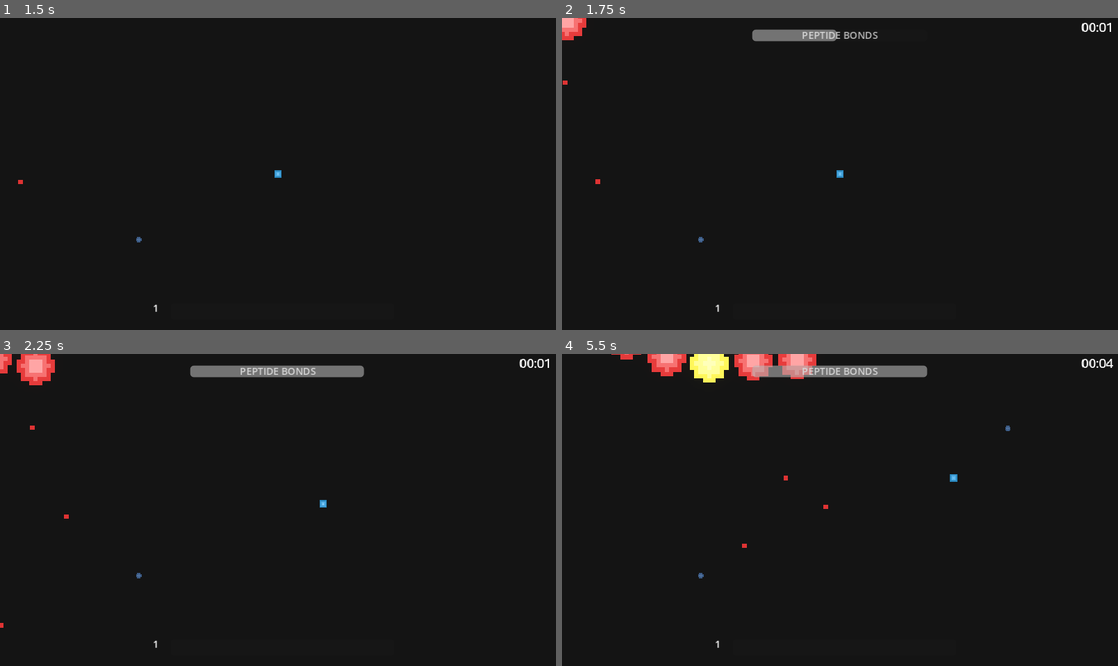
Above: before the commit, frames 1-4 (two rows, left to right).
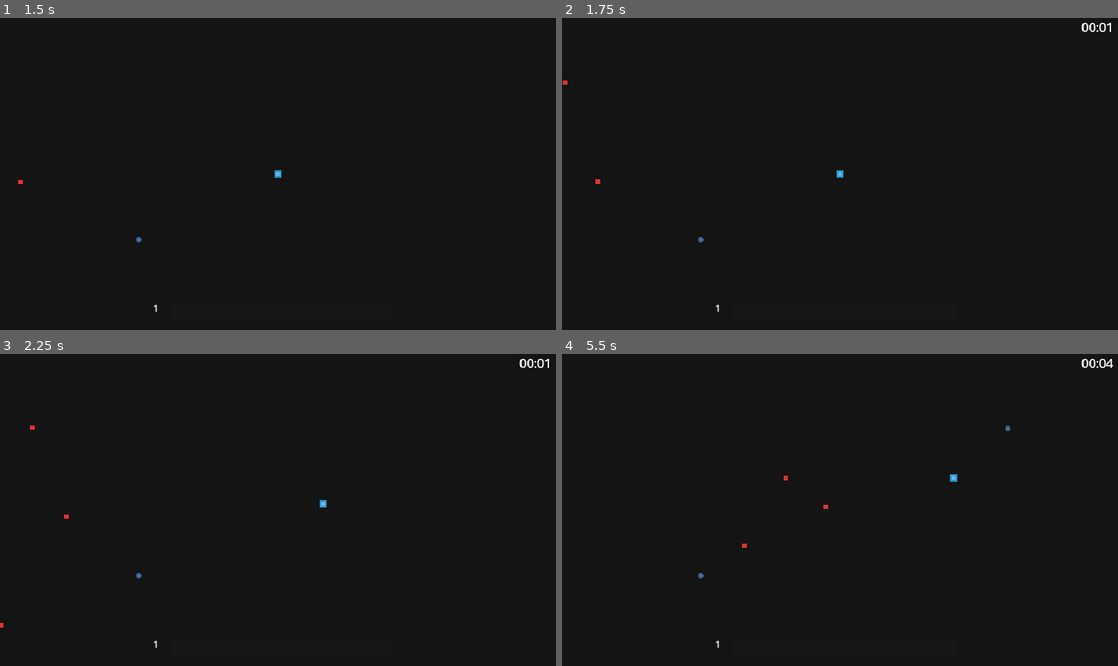
Above: after the commit, the same moments.

Repository: Clement-Quach/queensgamejam
Game: Godot game, scene res://scenes/main_menu.tscn
The game is run twice, just before and just after one commit, with the same random seed, the same clock (stepped at 60 frames per second) and the same inputs. The engine's default icon, where the game draws it, is replaced by a stand-in: a white triangle on a blue panel in a dark square.
Inputs (mouse positions are in pixels of both pictures, inside the frame that each line leads up to):
- Up to frame 1 (1.5 s): click (278, 192) at 0.5 s; tap Enter (ui_accept) at 1.25 s; move the mouse to (400, 158) at 1.27 s; press the mouse at (400, 158) at 1.28 s; hold D (move_right) from 1.28 s (still down)
- Up to frame 2 (1.75 s): keep holding D (move_right); tap Enter (ui_accept) at 1.52 s
- Up to frame 3 (2.25 s): keep holding D (move_right); move the mouse to (166, 525) at 2.02 s; release the mouse at (166, 525) at 2.03 s; click (166, 525) at 2.1 s
- Up to frame 4 (5.5 s): tap Enter (ui_accept) at 2.27, 3.77, 4.52, 5.27 s; move the mouse to (895, 441) at 2.77 s; release D (move_right) at 2.78 s; press the mouse at (895, 441) at 2.78 s; hold A (move_left) 2.78-3.53 s; move the mouse to (812, 572) at 3.52 s; release the mouse at (812, 572) at 3.53 s; hold D (move_right) 3.53-5.03 s; click (812, 572) at 3.6 s; move the mouse to (1006, 556) at 4.27 s; press the mouse at (1006, 556) at 4.28 s; move the mouse to (673, 463) at 5.02 s; release the mouse at (673, 463) at 5.03 s; hold A (move_left) from 5.03 s (still down); click (673, 463) at 5.1 s

Frame 1 is identical in both runs. In frame 2, 1.0% of the frame differs, in the area x 0-57%, y 0-8%; in frame 3, 1.9%; in frame 4, 2.8%, in the area x 8-66%, y 0-10%.

Commit message:
player health

Diff:
--- a/queensgamejam/particle_base.gd
+++ b/queensgamejam/particle_base.gd
@@ -63,8 +63,3 @@
 		await get_tree().create_timer(0).timeout
 
 		direction = (((mass-otherMass)/(mass+otherMass)) * direction ) + (( 2*otherMass)/(mass+otherMass))*otherDirection
-
-
-func _on_hurtbox_area_exited(area: Area2D) -> void:
-
-	queue_free()
--- a/queensgamejam/scenes/leveling.gd
+++ b/queensgamejam/scenes/leveling.gd
@@ -1,5 +1,8 @@
 extends Node
-
+@onready var parent = get_parent()
+@onready var shieldNode = parent.get_node("shieldContainer")
+var shieldScene = preload("res://scenes/shield.tscn")
+@export var health : int = 0
 var level : int = 1
 var toNextLevel : int = 3
 var levelPts : int = 0
@@ -18,10 +21,16 @@
 func _ready() -> void:
 	pass # Replace with function body.
 
+func loseHp():
+	if shieldCount <= 0:
+		return  # No shields to remove.
+	health -= 1
+	shieldCount -= 1
+	$loseShell.play()
+	var removed_shield = shield.pop_back()  # This removes and returns the last element.
+	shieldNode.remove_child(removed_shield)
+
 func add_shield():
-	var parent = get_parent()
-	var shieldNode = parent.get_node("shieldContainer")
-	var shieldScene = preload("res://scenes/shield.tscn")
 	var newShield = shieldScene.instantiate()
 	if shieldCount == 0:
 		newShield.angle = 0
@@ -68,6 +77,7 @@
 		pickedAugments.append(2)
 func levelUp():
 	level += 1
+	health += 1
 	toNextLevel = round(toNextLevel * 1.5)
 	levelPts = 0
 	add_shield()
@@ -76,13 +86,12 @@
 
 
 func pickUp():
-	levelUp()
-	#if levelPts == toNextLevel:
-		#levelUp()
-		#$"level up".play()
-	#else:
-		#levelPts += 1
-		#$collect.play()
+	if levelPts == toNextLevel:
+		levelUp()
+		$"level up".play()
+	else:
+		levelPts += 1
+		$collect.play()
 
 func _exit_tree() -> void:
 	# This code will run before the node is removed.
@@ -93,3 +102,12 @@
 	pickUp()
 	var h = area.get_parent()
 	h.queue_free()
+
+
+func _on_hurtbox_area_entered(area: Area2D) -> void:
+	if health == 0:
+		$dead.play()
+		get_parent().visible = false
+		await get_tree().create_timer(0.4).timeout
+		queue_free()
+	loseHp()
--- a/queensgamejam/scenes/main.tscn
+++ b/queensgamejam/scenes/main.tscn
@@ -95,6 +95,7 @@
 environment = SubResource("Environment_0ol5u")
 
 [node name="bossTimer2" type="Timer" parent="."]
+wait_time = 120.0
 
 [node name="bossTimer" type="Timer" parent="."]
 wait_time = 60.0
--- a/queensgamejam/scenes/player.tscn
+++ b/queensgamejam/scenes/player.tscn
@@ -1,23 +1,27 @@
-[gd_scene load_steps=9 format=3 uid="uid://w3uygut4yruj"]
+[gd_scene load_steps=11 format=3 uid="uid://w3uygut4yruj"]
 
 [ext_resource type="PackedScene" uid="uid://cmso3pdtylk4n" path="res://scenes/particleBase.tscn" id="1_mfwgv"]
 [ext_resource type="Script" path="res://scenes/leveling.gd" id="2_dpaba"]
 [ext_resource type="Texture2D" uid="uid://d4nek2wcnip5x" path="res://assets/carbon.png" id="2_txi7q"]
 [ext_resource type="AudioStream" uid="uid://dfp2whe5liv8v" path="res://assets/mixkit-game-ball-tap-2073.wav" id="4_l0ram"]
 [ext_resource type="AudioStream" uid="uid://dhdm80n6gm2hl" path="res://assets/mixkit-winning-a-coin-video-game-2069.wav" id="5_7kc0m"]
+[ext_resource type="AudioStream" uid="uid://b3ek06fjgugwe" path="res://assets/mixkit-arcade-mechanical-bling-210.wav" id="6_ttfys"]
+[ext_resource type="AudioStream" uid="uid://btqqgl4depkan" path="res://assets/zap-laser-fx.wav" id="7_h3ww0"]
 
 [sub_resource type="RectangleShape2D" id="RectangleShape2D_gmkwf"]
 size = Vector2(52, 50)
 
+[sub_resource type="RectangleShape2D" id="RectangleShape2D_hlkgd"]
+size = Vector2(52, 52)
+
 [sub_resource type="CircleShape2D" id="CircleShape2D_250ny"]
 radius = 37.0
 
-[sub_resource type="RectangleShape2D" id="RectangleShape2D_hlkgd"]
-size = Vector2(52, 52)
-
 [node name="player" instance=ExtResource("1_mfwgv")]
 
-[node name="Sprite2D" parent="." index="1"]
+[node name="shieldContainer" type="Node2D" parent="." index="0"]
+
+[node name="Sprite2D" parent="." index="2"]
 texture_filter = 1
 scale = Vector2(7, 7)
 texture = ExtResource("2_txi7q")
@@ -25,7 +29,14 @@
 [node name="CollisionShape2D" parent="." index="3"]
 shape = SubResource("RectangleShape2D_gmkwf")
 
-[node name="leveling" type="Node2D" parent="." index="4"]
+[node name="hurtbox" parent="." index="4"]
+collision_layer = 0
+collision_mask = 4
+
+[node name="CollisionShape2D" parent="hurtbox" index="0"]
+shape = SubResource("RectangleShape2D_hlkgd")
+
+[node name="leveling" type="Node2D" parent="." index="5"]
 script = ExtResource("2_dpaba")
 
 [node name="pickup area" type="Area2D" parent="leveling" index="0"]
@@ -43,12 +54,13 @@
 stream = ExtResource("5_7kc0m")
 volume_db = -8.83
 
-[node name="hurtbox" parent="." index="5"]
-collision_layer = 0
-collision_mask = 4
+[node name="dead" type="AudioStreamPlayer" parent="leveling" index="3"]
+stream = ExtResource("6_ttfys")
+volume_db = -3.925
 
-[node name="CollisionShape2D" parent="hurtbox" index="0"]
-shape = SubResource("RectangleShape2D_hlkgd")
+[node name="loseShell" type="AudioStreamPlayer" parent="leveling" index="4"]
+stream = ExtResource("7_h3ww0")
+volume_db = -8.831
 
+[connection signal="area_entered" from="hurtbox" to="leveling" method="_on_hurtbox_area_entered"]
 [connection signal="area_entered" from="leveling/pickup area" to="leveling" method="_on_pickup_area_area_entered"]
-[connection signal="area_exited" from="hurtbox" to="." method="_on_hurtbox_area_exited"]
Not shown, added: queensgamejam/assets/zap-laser-fx.wav.import
Not shown, added: queensgamejam/assets/zap-laser-fx.wav
